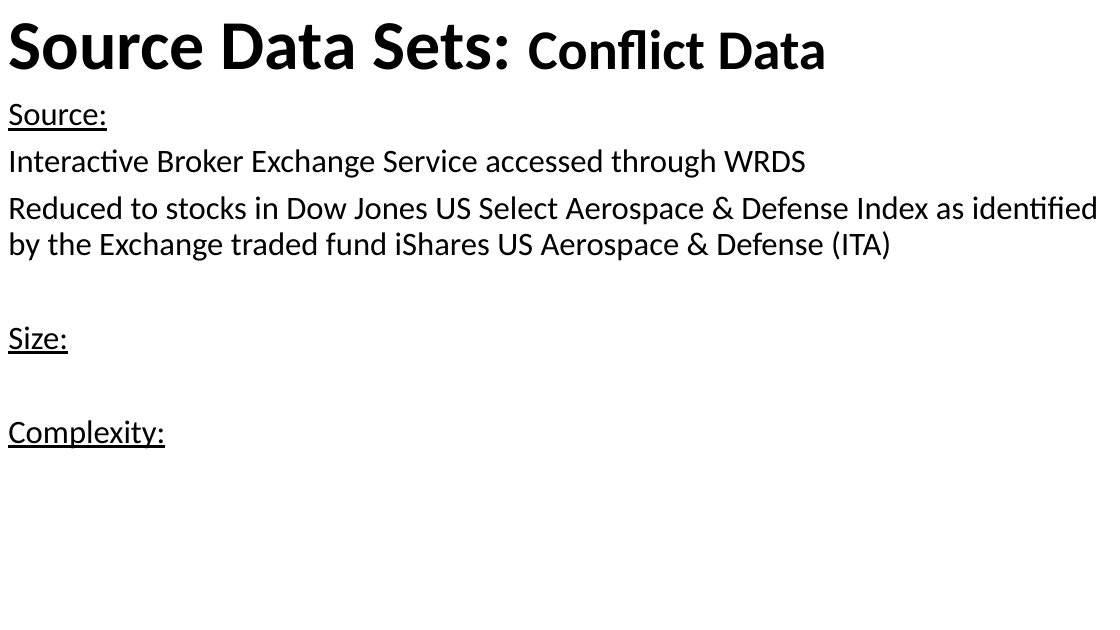
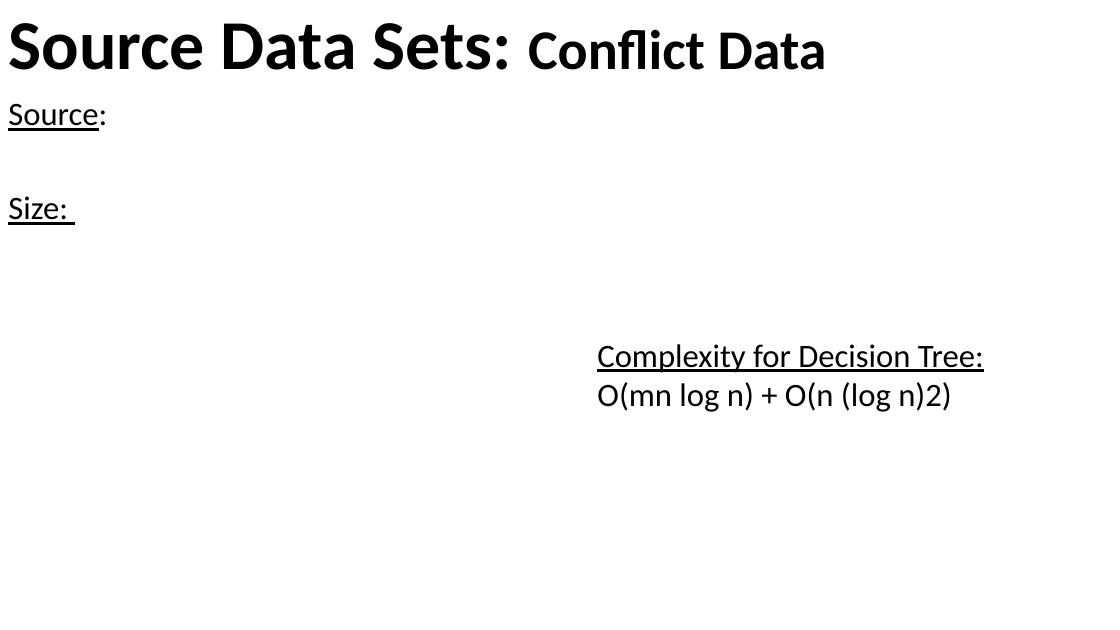
Before and after one commit to fs247/CSI777_Final_Project, a slide deck: slide 4 of Predicting Conflict-Proposal.pptx. Drawn at 1120x630 pixels with LibreOffice and Linux fonts; fonts in the diff are those of the drawing. Boxes give left, top, right and bottom in pixels: in the first picture for what was removed or moved away, otherwise in the second. Text is boxed around its words. In the diff, an @@ line names an element or a change of style, - is before the commit and + after.

```diff
--- a/Predicting Conflict-Proposal.pptx
+++ b/Predicting Conflict-Proposal.pptx
@@ text at bbox=[8, 103, 107, 131]: underline off in "Source:" @@
@@ text at bbox=[8, 149, 1098, 261]: paragraphs removed @@
-Interactive Broker Exchange Service accessed through WRDS
-Reduced to stocks in Dow Jones US Select Aerospace & Defense Index as identified by the Exchange traded fund iShares US Aerospace & Defense (ITA)
@@ text added at bbox=[597, 344, 984, 412], 28 pt, text #000000, underline @@
+Complexity for Decision Tree:
+O(mn log n) + O(n (log n)2)
@@ text at bbox=[8, 420, 165, 449]: paragraph removed @@
-Complexity:
```
Also in this commit, not shown: 1 other slide changed.
